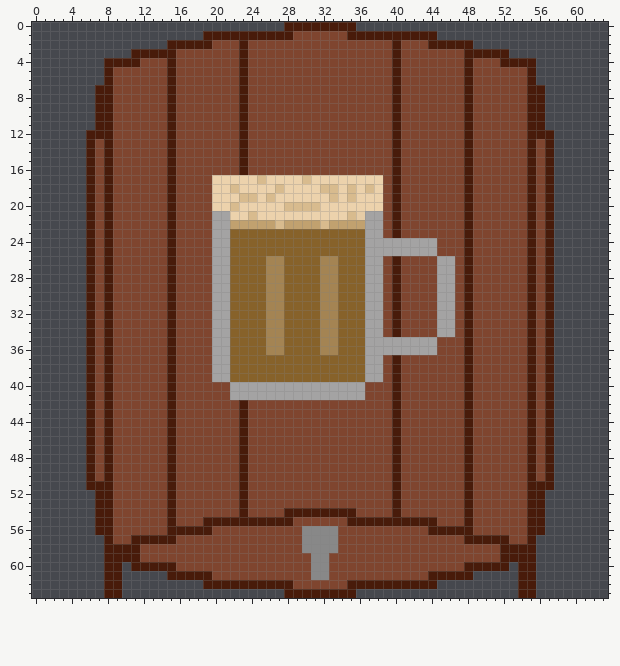
File history of a pixel-art sprite, Assets/Sprites/AleBarrel.png. Above: the version before the commit.
The file is 64x64 pixels.
Now the later version:
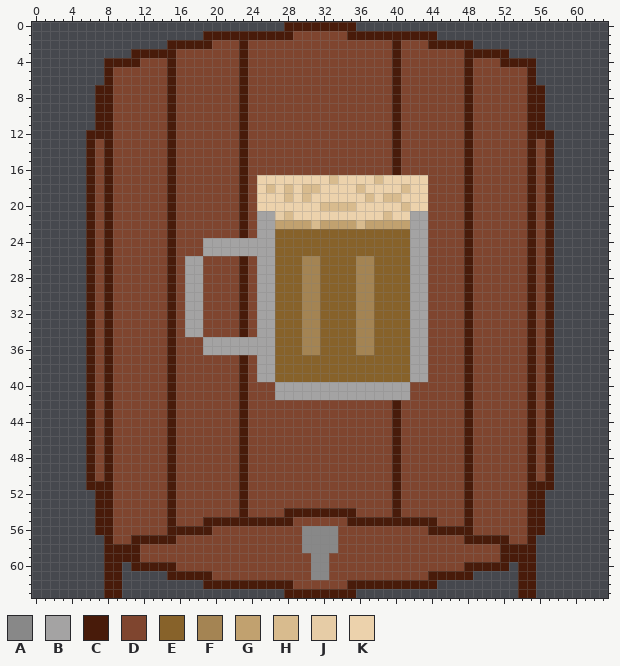
Palette (. is transparent): A #888888  B #a4a3a3  C #481b0a  D #7f452f  E #87622a  F #a48453  G #c1a16f  H #d8bb8e  J #e6cca6  K #ecd2ac
The commit says: Made ale and mead easier to differentiate
Diff:
y 17: x 20..25 KKKKKH -> DDDCDK; x 30 H -> K; x 33 K -> H; x 38..43 KDCDDD -> HKKKKK
y 18: x 20..24 KKHKK -> DDDCD; x 26..28 KHK -> HKH; x 30..33 KKHH -> HHKK; x 35..37 HKH -> KHK; x 39..43 DCDDD -> KKHKK
y 19: x 20..24 KKKHH -> DDDCD; x 26 H -> K; x 28 K -> H; x 30 K -> H; x 33 H -> K; x 35 H -> K; x 37 K -> H; x 39..43 DCDDD -> HHKKK
y 20: x 20..24 KKHKK -> DDDCD; x 28..35 HHHHKKKK -> KKKKHHHH; x 39..43 DCDDD -> KKHKK
y 21: x 20..28 BBKKHKKKK -> DDDCDBBJH; x 35..43 HJBBDCDDD -> KKKKHKKBB
y 22: x 20..27 BBGGGGGH -> DDDCDBBG; x 31..32 GH -> HG; x 36..43 GBBDCDDD -> HGGGGGBB
y 23: x 20..26 BBEEEEE -> DDDCDBB; x 37..43 BBDCDDD -> EEEEEBB
y 24..25: x 19 D -> B; x 22..26 EEEEE -> BBBBB; x 37..41 BBBBB -> EEEEE; x 44 B -> D
y 26..34: x 17..18 DD -> BB; x 20..27 BBEEEEFF -> DDDCDBBE; x 30..33 EEFF -> FFEE; x 36..43 EBBDCDDD -> FFEEEEBB; x 45..46 BB -> DD
y 35..36: x 19 D -> B; x 22..27 EEEEFF -> BBBBBE; x 30..33 EEFF -> FFEE; x 36..41 EBBBBB -> FFEEEE; x 44 B -> D
y 37..39: x 20..26 BBEEEEE -> DDDCDBB; x 37..43 BBDCDDD -> EEEEEBB
y 40..41: x 22..26 BBBBB -> DCDDD; x 37..41 DDDCD -> BBBBB
Where, in picture pixels (left, top, right, bottom), the same in both pictures:
changed: (185, 175, 455, 400)
